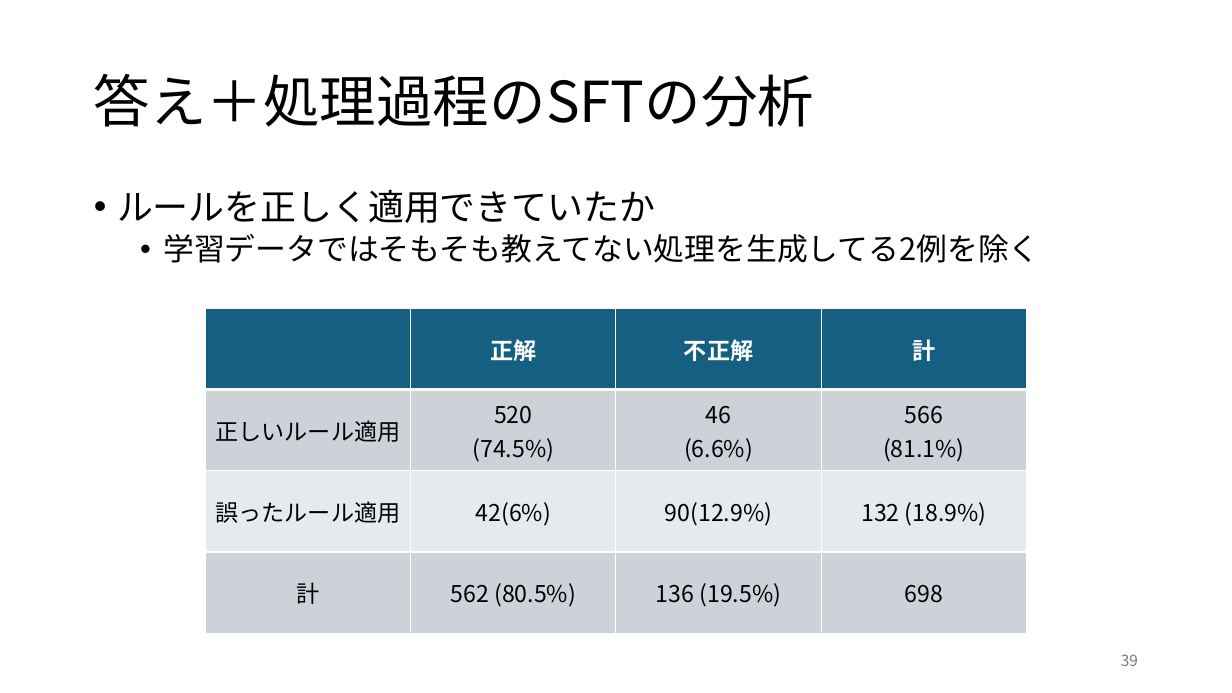
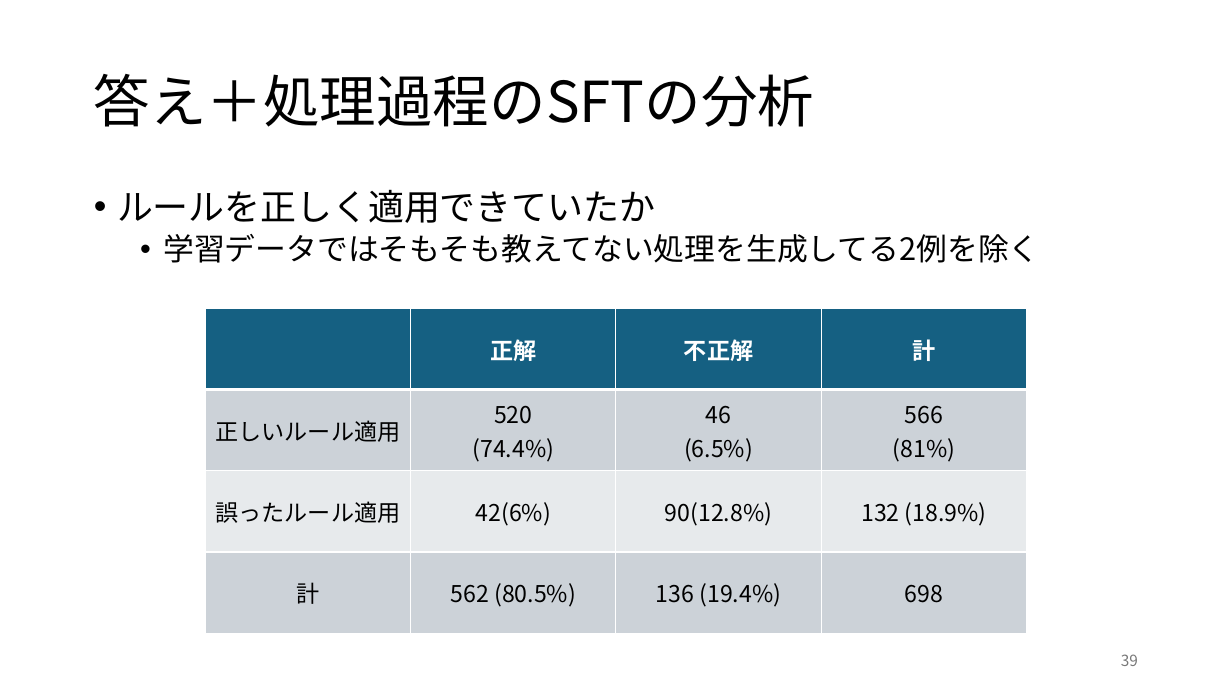
Before and after one commit to rollotea/array-task, a slide deck: slide 39 of 生成AIの追加学習による問題.pptx. Drawn at 1232x693 pixels with LibreOffice and Linux fonts; fonts in the diff are those of the drawing. Boxes give left, top, right and bottom in pixels: in the first picture for what was removed or moved away, otherwise in the second. Text is boxed around its words. In the diff, an @@ line names an element or a change of style, - is before the commit and + after.

```diff
--- a/生成AIの追加学習による問題.pptx
+++ b/生成AIの追加学習による問題.pptx
@@ table at [205, 309, 1026, 633] @@
-row 2: 正しいルール適用 | 520 / (74.5%) | 46 / (6.6%) | 566 / (81.1%)
+row 2: 正しいルール適用 | 520 / (74.4%) | 46 / (6.5%) | 566 / (81%)
-row 3, column 3: 90(12.9%)
+row 3, column 3: 90(12.8%)
-row 4, column 3: 136 (19.5%)
+row 4, column 3: 136 (19.4%)
```
Also in this commit, not shown: 8 other slides changed, 1 slide added, 1 slide removed, 1 other file.
